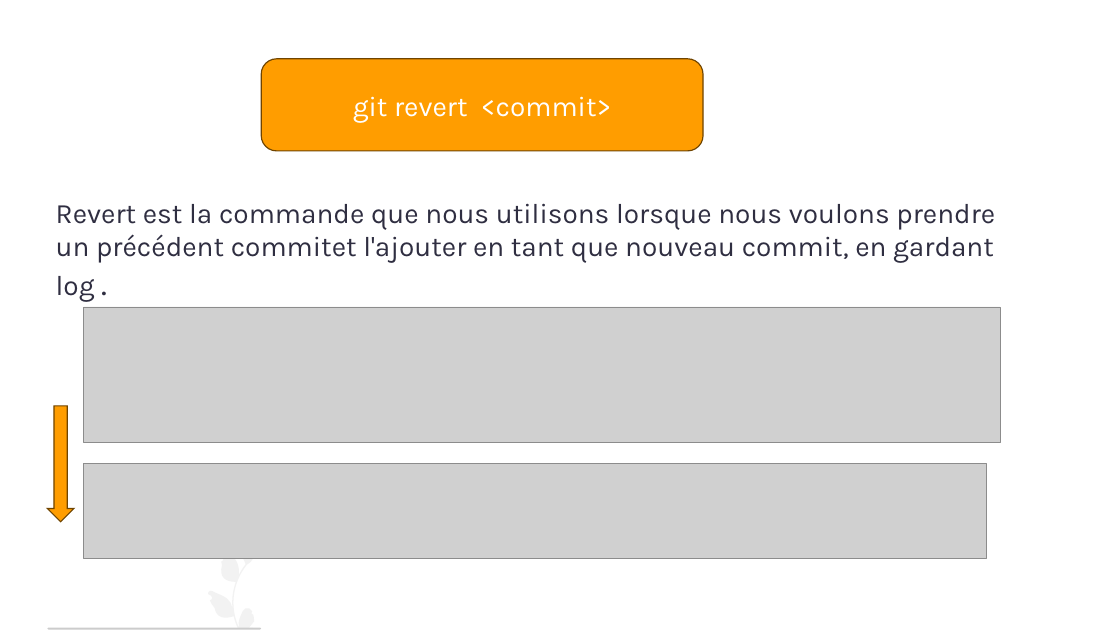
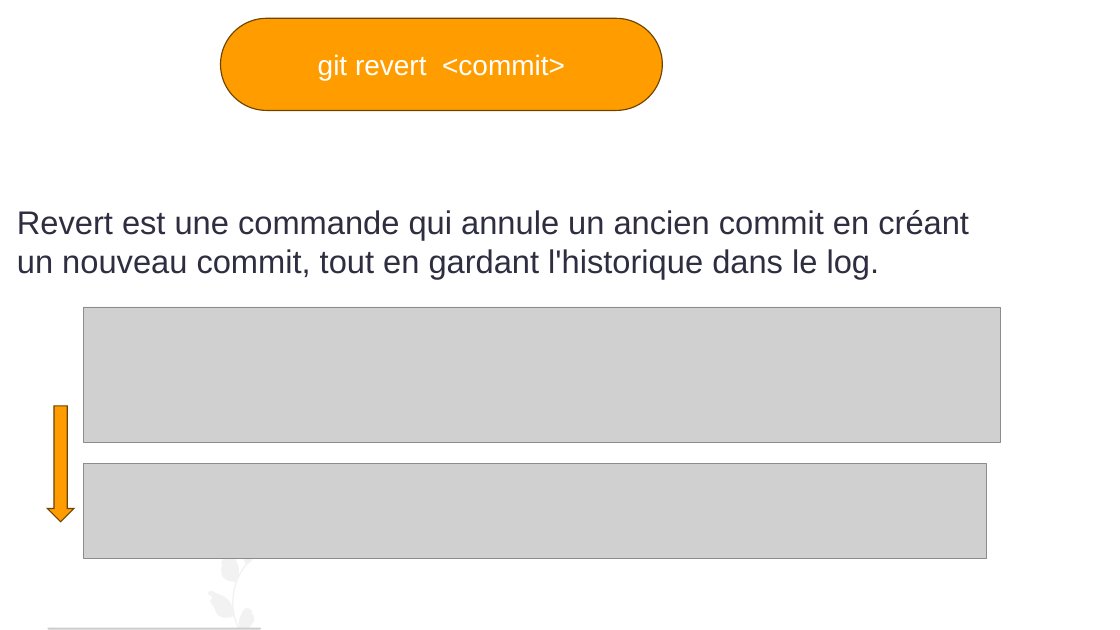
Before and after one commit to AbdessamadAbdaoui/Presentation_Git, a slide deck: slide 14 of presentation_Git.pptx (slide 10 before the commit). Drawn at 1120x630 pixels with LibreOffice and Linux fonts; fonts in the diff are those of the drawing; grey boxes stand for pictures. Boxes give left, top, right and bottom in pixels: in the first picture for what was removed or moved away, otherwise in the second. Text is boxed around its words. In the diff, an @@ line names an element or a change of style, - is before the commit and + after.

```diff
--- a/presentation_Git.pptx
+++ b/presentation_Git.pptx
@@ rounded rectangle "git revert <commit>" moved from (x1=261, y1=59, x2=703, y2=151) to (x1=221, y1=18, x2=663, y2=111) @@
@@ rounded rectangle "git revert <commit>" at (x1=221, y1=18, x2=663, y2=111): font Karla to Arial; proportions changed @@
@@ text at (x1=17, y1=210, x2=969, y2=279): text changed; size 24 to 28 pt; font Karla to Arial @@
-Revert est la commande que nous utilisons lorsque nous voulons prendre un précédent commitet l'ajouter en tant que nouveau commit, en gardant log .
+Revert est une commande qui annule un ancien commit en créant un nouveau commit, tout en gardant l'historique dans le log.
```
Also in this commit, not shown: 14 other slides changed, 8 slides added, 6 slides removed, 1 other file.
